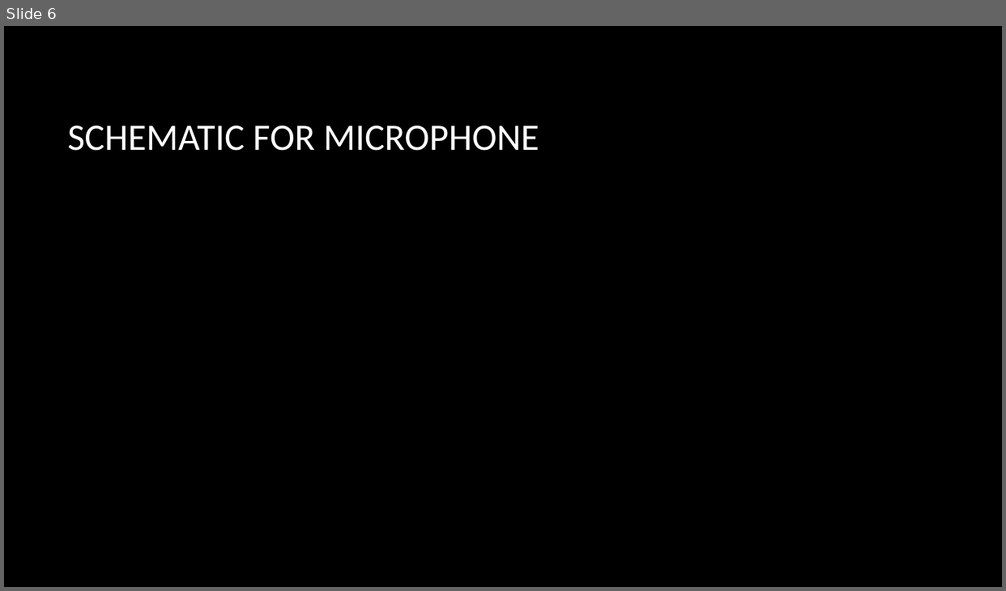
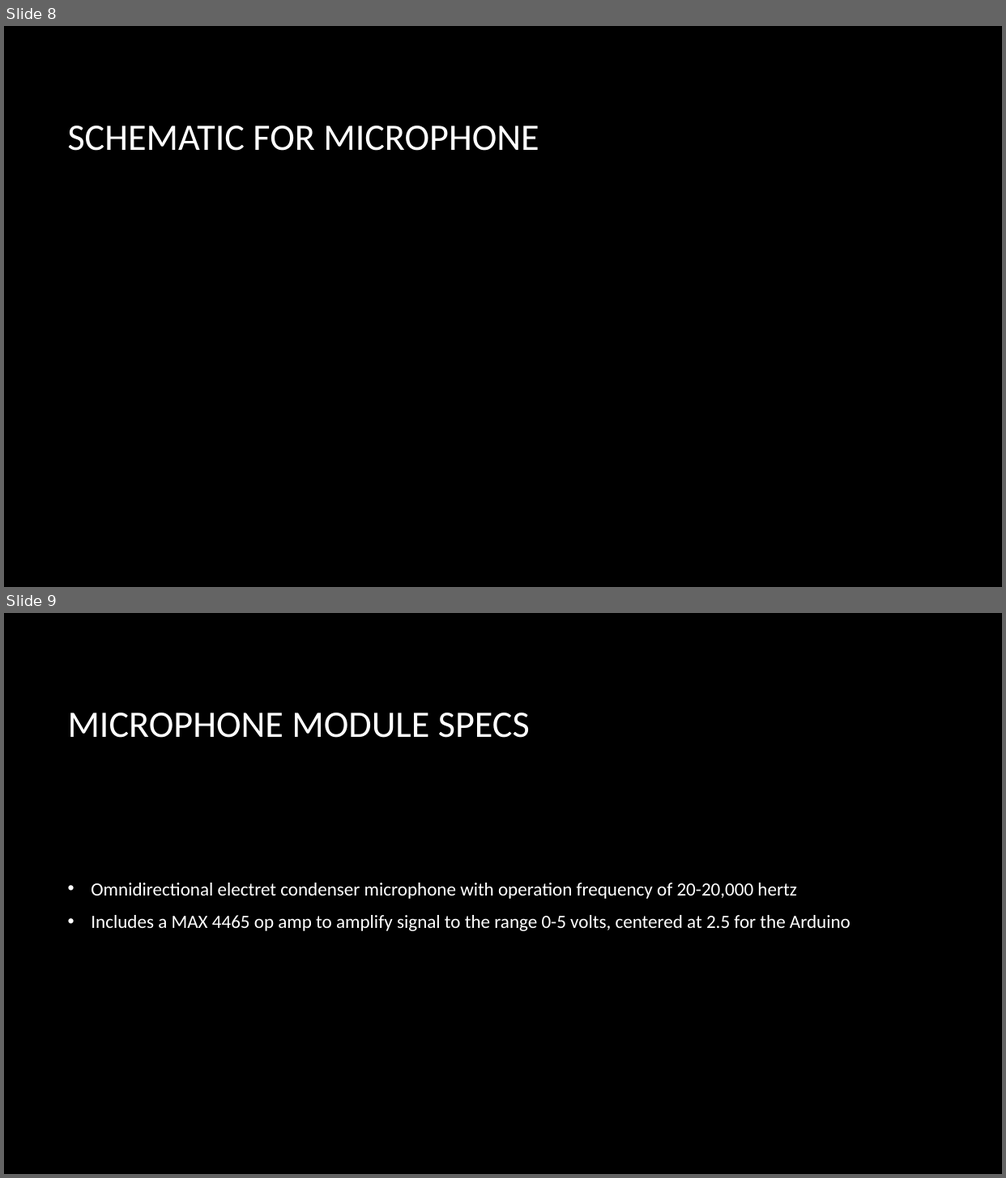
Before and after one commit to TheJonBovi/Pitch_Identifier, a slide deck: embedded C project .pptx. Shown one above the other, each under a label of ours: slide 6 before the commit, slides 8 and 9 after it. The pictures are 1006x591 and 1006x1178 pixels, drawn with LibreOffice and Linux fonts; fonts in the diff are those of the drawing; background and template pictures are left out. Boxes give left, top, right and bottom in pixels: in the first picture for what was removed or moved away, otherwise in the second. Text is boxed around its words. In the diff, an @@ line names an element or a change of style, - is before the commit and + after.

```diff
--- a/embedded C project .pptx
+++ b/embedded C project .pptx
@@ slide 9 added at bbox=[4, 613, 1002, 1174], background picture (left out) @@
@@ title added at bbox=[68, 713, 530, 738], 36 pt, text #FFFFFF @@
+MICROPHONE MODULE SPECS
@@ text added at bbox=[91, 883, 850, 931], 18 pt, text #FFFFFF @@
+• Omnidirectional electret condenser microphone with operation frequency of 20-20,000 hertz
+• Includes a MAX 4465 op amp to amplify signal to the range 0-5 volts, centered at 2.5 for the Arduino
@@ what was slide 6 is now slide 8 @@
```
Also in this commit, not shown: 8 slides changed, 5 other slides added, 2 slides removed.
